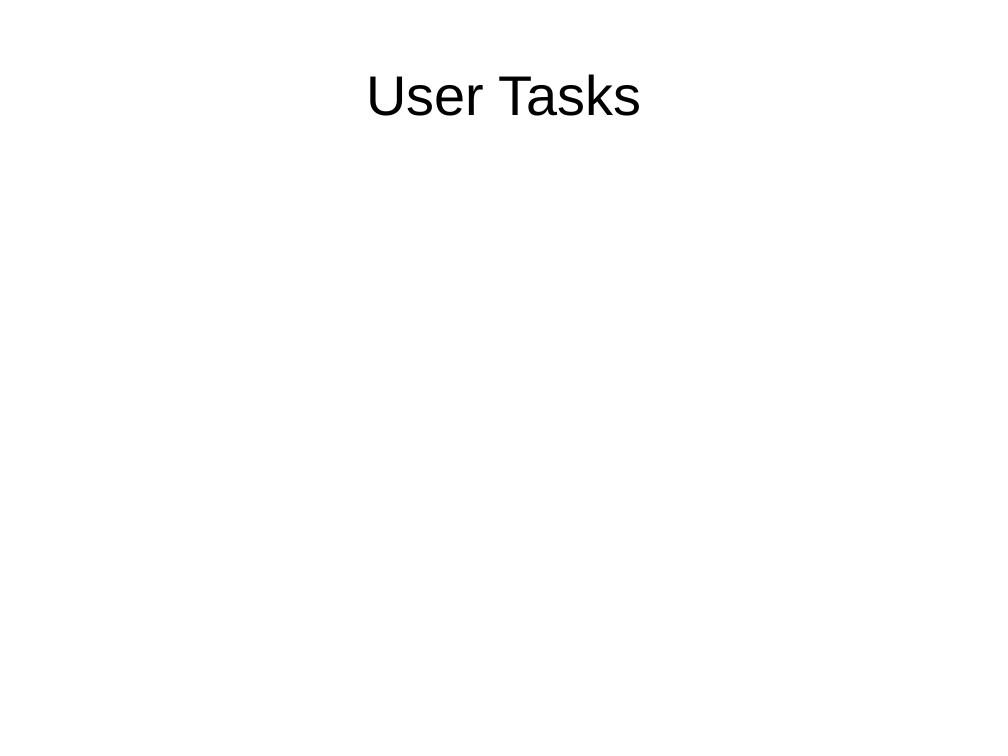
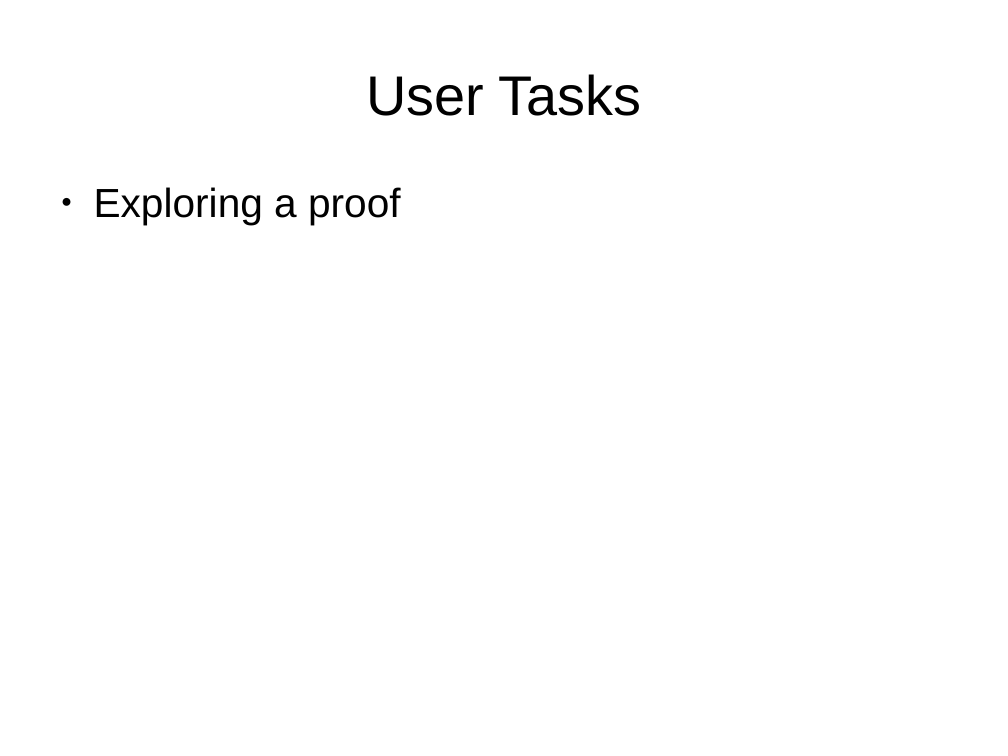
Before and after one commit to seachel/Treehehe, a slide deck: slide 3 of Presentation/VA_presentation.odp. Drawn at 1008x756 pixels with LibreOffice and Linux fonts; fonts in the diff are those of the drawing. Boxes give left, top, right and bottom in pixels: in the first picture for what was removed or moved away, otherwise in the second. Text is boxed around its words. In the diff, an @@ line names an element or a change of style, - is before the commit and + after.

Commit message:
Presentation updates.

```diff
--- a/Presentation/VA_presentation.odp
+++ b/Presentation/VA_presentation.odp
@@ text added at (94, 187, 401, 225), 32 pt, text #000000 @@
+● Exploring a proof
```
Also in this commit, not shown: 1 slide added, 1 slide removed, 1 other file.
